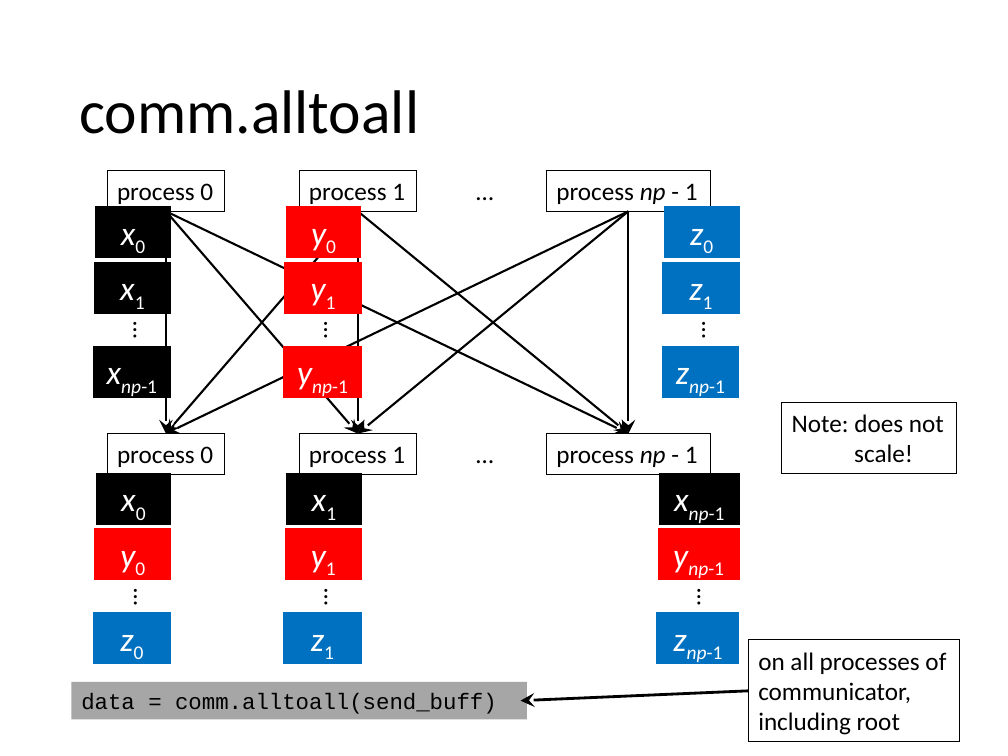
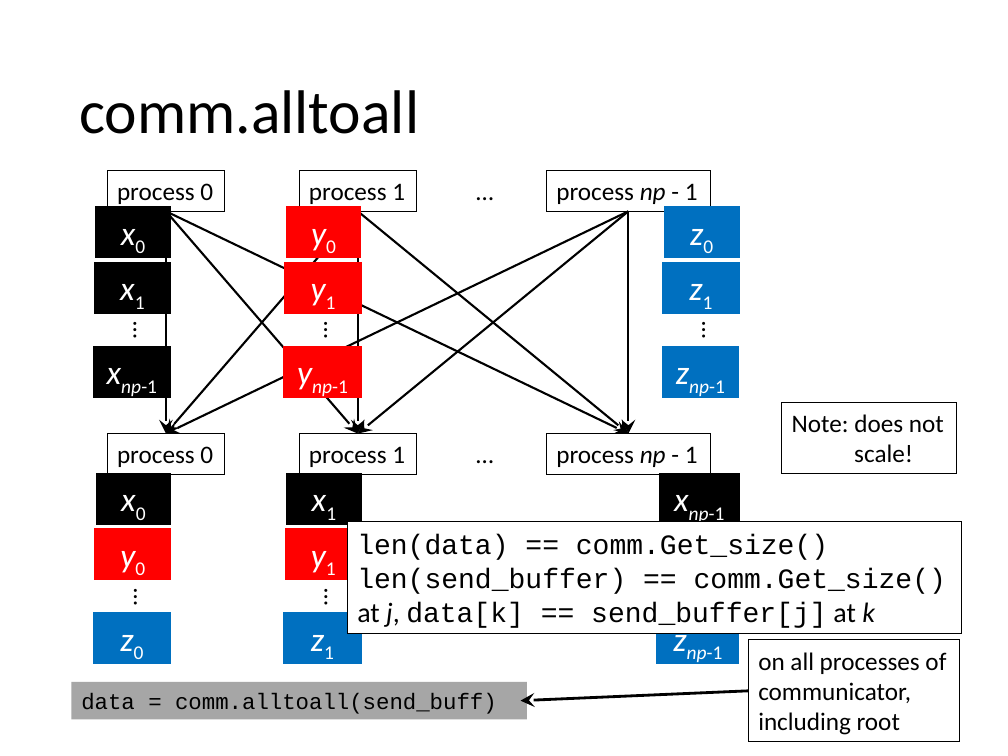
Before and after one commit to gjbex/training-material, a slide deck: slide 130 of Python/python_hpc.pptx. Drawn at 1008x756 pixels with LibreOffice and Linux fonts; fonts in the diff are those of the drawing. Boxes give left, top, right and bottom in pixels: in the first picture for what was removed or moved away, otherwise in the second. Text is boxed around its words. In the diff, an @@ line names an element or a change of style, - is before the commit and + after.

```diff
--- a/Python/python_hpc.pptx
+++ b/Python/python_hpc.pptx
@@ rectangle added at box(348, 522, 962, 634), fill #FFFFFF, outline #000000 0.75 pt, 20 pt, text #000000 @@
+len(data) == comm.Get_size()
+len(send_buffer) == comm.Get_size()
+at j, data[k] == send_buffer[j] at k
@@ rectangle removed at box(658, 529, 739, 580) @@
-ynp-1
@@ text removed at box(687, 578, 728, 616) @@
-…
```
Also in this commit, not shown: 6 other slides changed.
